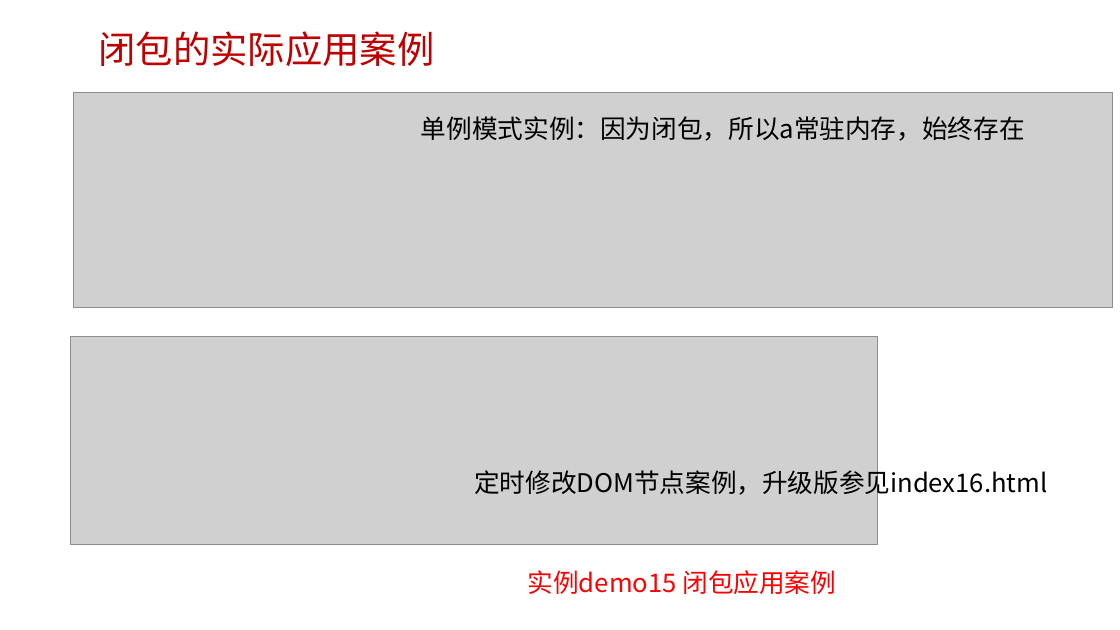
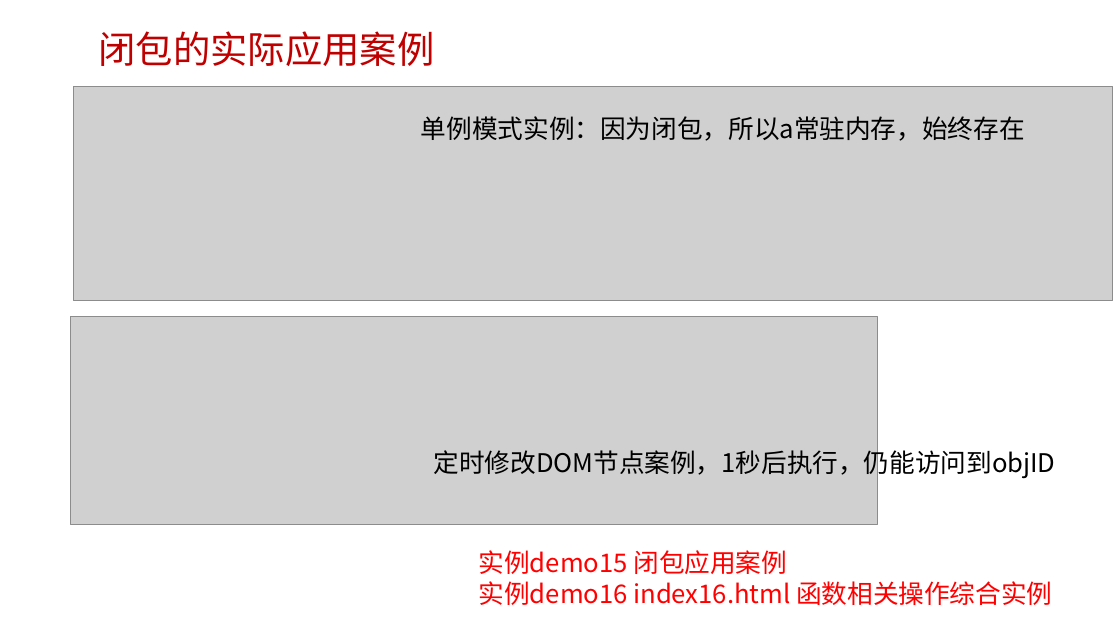
Before and after one commit to edu2act/course-javascript-advanced, a slide deck: slide 42 of 课程PPT/05.JavaScript函数进阶二.pptx. Drawn at 1120x630 pixels with LibreOffice and Linux fonts; fonts in the diff are those of the drawing; grey boxes stand for pictures; background and template pictures are left out. Boxes give left, top, right and bottom in pixels: in the first picture for what was removed or moved away, otherwise in the second. Text is boxed around its words. In the diff, an @@ line names an element or a change of style, - is before the commit and + after.

```diff
--- a/课程PPT/05.JavaScript函数进阶二.pptx
+++ b/课程PPT/05.JavaScript函数进阶二.pptx
@@ picture: place and size @@
-picture at box(73, 92, 1113, 308)
+picture at box(73, 86, 1113, 301)
@@ picture: place and size @@
-picture at box(71, 336, 878, 544)
+picture at box(71, 316, 878, 524)
@@ text at box(434, 446, 1056, 479): text changed @@
-定时修改DOM节点案例，升级版参见index16.html
+定时修改DOM节点案例，1秒后执行，仍能访问到objID
@@ text "实例demo15 闭包应用案例": place and size @@
-text "实例demo15 闭包应用案例" at box(528, 570, 836, 594)
+text "实例demo15 闭包应用案例" at box(479, 550, 1052, 605)
@@ text at box(479, 581, 1052, 605): paragraph added @@
+实例demo16 index16.html 函数相关操作综合实例
```
Also in this commit, not shown: 7 other slides changed, 5 other files.
